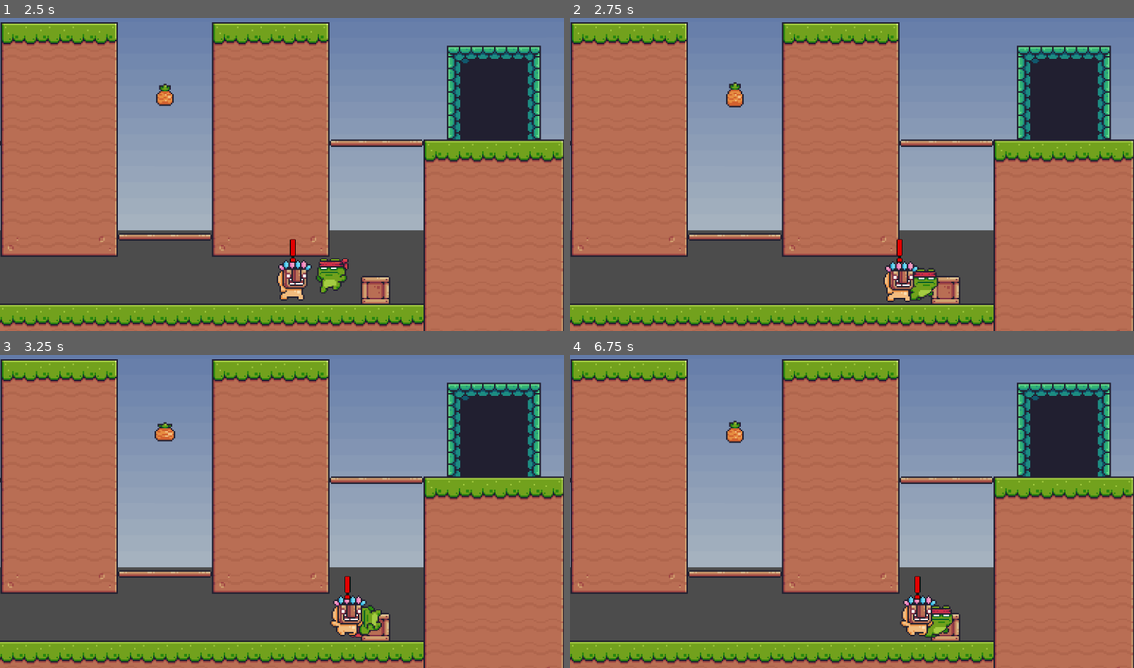
Above: before the commit, frames 1-4 (two rows, left to right).
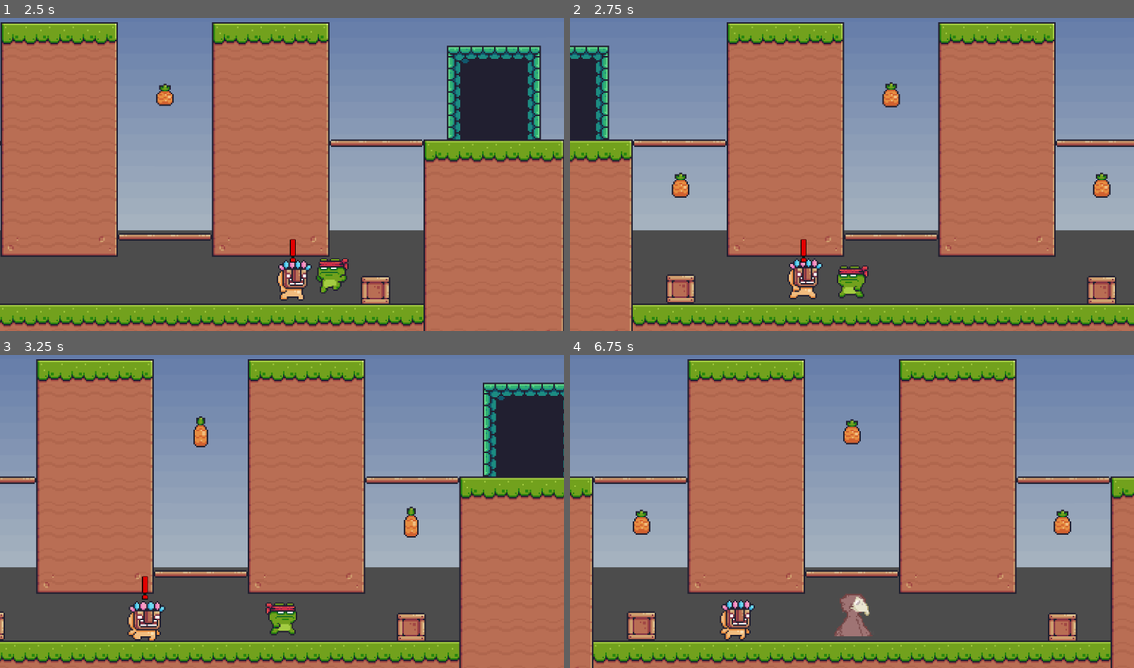
Above: after the commit, the same moments.

Repository: SeeminglyUnrelated/Game-Off-2023
Game: Godot game, scene res://Scenes/level1.tscn
Same seed, same stepped clock (60 frames per second), same inputs: the game is played once before the commit and once after it. A sky picture missing from this copy of the repository is replaced by a grey-blue gradient.
Inputs:
- Up to frame 1 (2.5 s): tap Enter (Interact) at 0.5, 0.6, 1.35, 2.1 s; hold Right (Right) 0.53-2.03 s; tap Space (Jump) at 0.77, 1.52 s; hold Left (Left) from 2.03 s (still down)
- Up to frame 2 (2.75 s): keep holding Left (Left)
- Up to frame 3 (3.25 s): release Left (Left) at 2.78 s; hold Right (Right) from 2.78 s (still down); tap Enter (Interact) at 2.85 s; tap Space (Jump) at 3.02 s
- Up to frame 4 (6.75 s): tap Enter (Interact) every 0.75 s from 3.6 to 6.6 s; tap Space (Jump) at 3.77, 4.52, 6.02 s; release Right (Right) at 4.28 s; hold Left (Left) 4.28-5.03 s; hold Right (Right) 5.03-5.78 s; hold Left (Left) from 5.78 s (still down)

Frame 1 is identical in both runs. In frame 2, 62% of the frame differs, in the area x 0-100%, y 1-100%; in frame 3, 35%; in frame 4, 75%.

Commit message:
ENEMIES ARE DOOOOOE

Diff:
--- a/Scenes/enemy.tscn
+++ b/Scenes/enemy.tscn
@@ -1,10 +1,13 @@
-[gd_scene load_steps=31 format=3 uid="uid://bgvjmjlinvj38"]
+[gd_scene load_steps=32 format=3 uid="uid://bgvjmjlinvj38"]
 
 [ext_resource type="Script" path="res://Scripts/enemy.gd" id="1_w1rs7"]
 [ext_resource type="Texture2D" uid="uid://2mc436w72lrv" path="res://Free/Main Characters/Mask Dude/Idle (32x32).png" id="1_ynri4"]
 [ext_resource type="Texture2D" uid="uid://ciodehvd626lw" path="res://Free/Main Characters/Mask Dude/Run (32x32).png" id="2_v68pq"]
 [ext_resource type="Texture2D" uid="uid://dejshoc1ryjjr" path="res://Assets/enemy_confused.png" id="3_8na2y"]
 [ext_resource type="Texture2D" uid="uid://chqfm1xn727it" path="res://Assets/enemy_alerted.png" id="4_dnn84"]
+
+[sub_resource type="RectangleShape2D" id="RectangleShape2D_d3scq"]
+size = Vector2(24, 28)
 
 [sub_resource type="AtlasTexture" id="AtlasTexture_s6pqw"]
 atlas = ExtResource("1_ynri4")
@@ -188,6 +191,12 @@
 Sprite_Alerted = ExtResource("4_dnn84")
 Sprite_Dazed = ExtResource("3_8na2y")
 
+[node name="PlayerHit" type="Area2D" parent="."]
+
+[node name="Collision" type="CollisionShape2D" parent="PlayerHit"]
+position = Vector2(2, 2)
+shape = SubResource("RectangleShape2D_d3scq")
+
 [node name="AnimatedSprite2D" type="AnimatedSprite2D" parent="."]
 texture_filter = 1
 sprite_frames = SubResource("SpriteFrames_6cjqu")
@@ -211,3 +220,5 @@
 [node name="Back" type="RayCast2D" parent="."]
 rotation = -1.92468
 target_position = Vector2(11.0894, -30.0171)
+
+[connection signal="body_entered" from="PlayerHit" to="." method="_on_player_hit_body_entered"]
--- a/Scripts/enemy.gd
+++ b/Scripts/enemy.gd
@@ -75,3 +75,8 @@
 		velocity.x = direction * SPEED
 
 	move_and_slide()
+
+
+func _on_player_hit_body_entered(body):
+	if body.is_in_group("Player"):
+		get_tree().change_scene_to_file("res://Scenes/level1.tscn")
